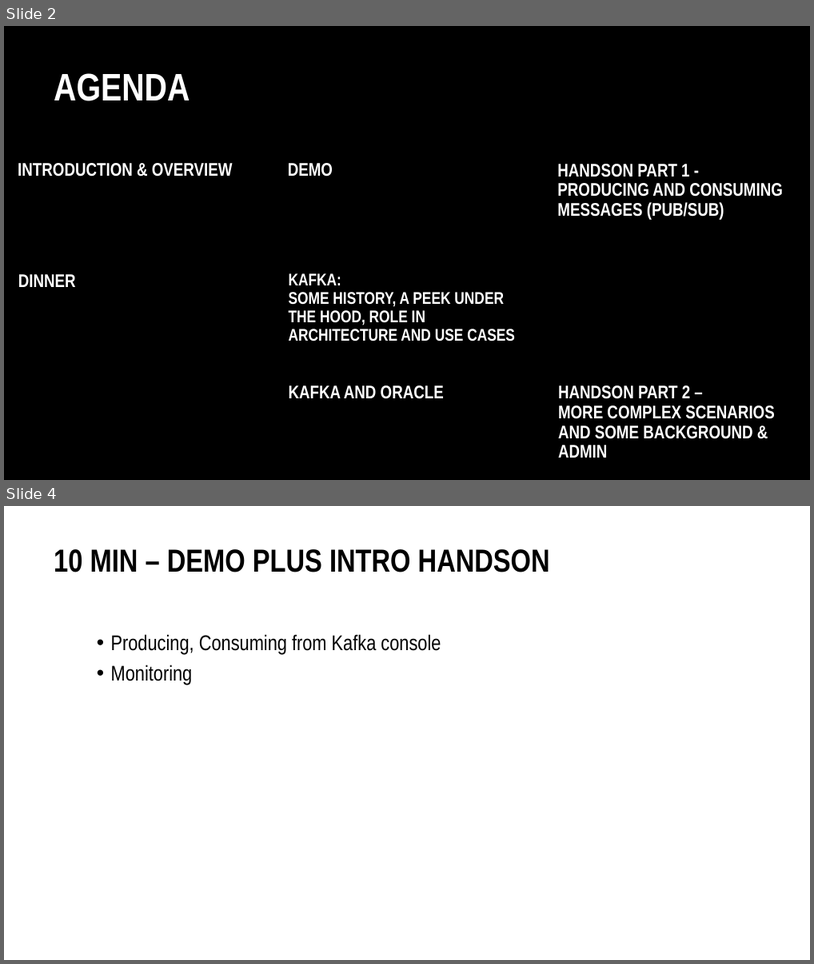
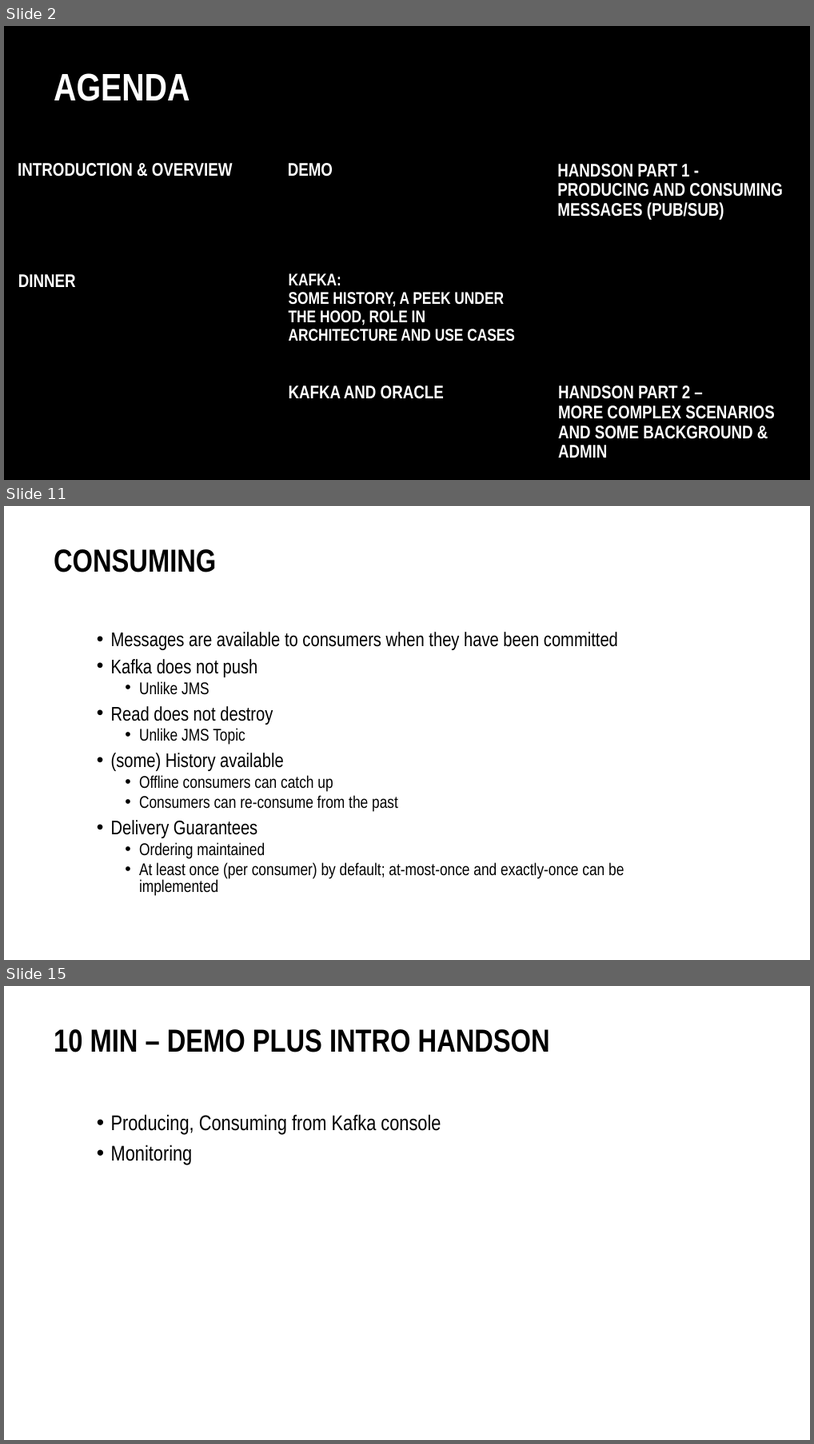
Before and after one commit to MaartenSmeets/kafka-workshop, a slide deck: Kafka_SIG_09feb2017.pptx. Shown one above the other, each under a label of ours: slides 2 and 4 before the commit, slides 2, 11 and 15 after it; the slides between them are not shown. The pictures are 814x964 and 814x1444 pixels, drawn with LibreOffice and Linux fonts; fonts in the diff are those of the drawing; background and template pictures are left out. Boxes give left, top, right and bottom in pixels: in the first picture for what was removed or moved away, otherwise in the second. Text is boxed around its words. In the diff, an @@ line names an element or a change of style, - is before the commit and + after.

Commit message:
First section of presentation: basics of Kafka (no code, no under the hood)

```diff
--- a/Kafka_SIG_09feb2017.pptx
+++ b/Kafka_SIG_09feb2017.pptx
@@ slide 11 added at box(4, 506, 810, 960), background #FFFFFF @@
@@ title added at box(54, 549, 216, 572), 54 pt, text #000000, bold @@
+CONSUMING
@@ text added at box(111, 632, 624, 896), 28.7 pt, text #000000 @@
+• Messages are available to consumers when they have been committed
+• Kafka does not push
+  • Unlike JMS
+• Read does not destroy
+  • Unlike JMS Topic
+• (some) History available
+  • Offline consumers can catch up
+  • Consumers can re-consume from the past
+• Delivery Guarantees
+  • Ordering maintained
+  • At least once (per consumer) by default; at-most-once and exactly-once can be implemented
@@ what was slide 4 is now slide 15 @@
```
Also in this commit, not shown: 1 slide changed, 19 other slides added, 1 slide removed.
